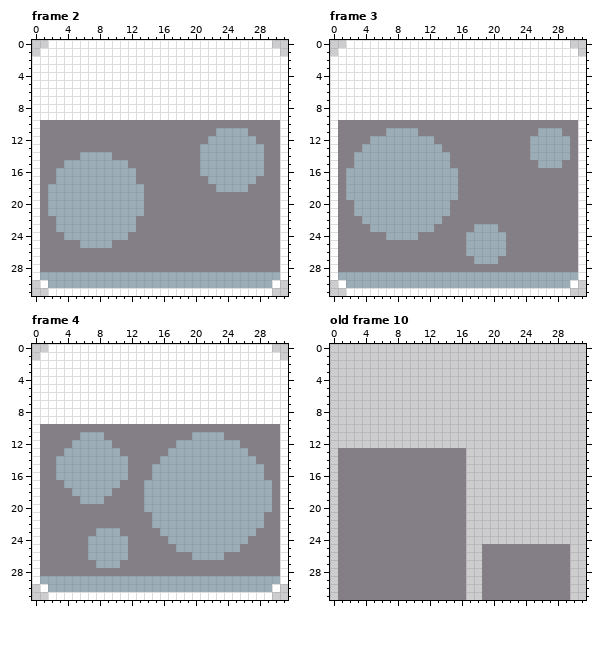
A pixel-art file gets an edit: art/tiles.ase. Above is the file before it was changed.
32x32 pixels, 11 frames. Shown: frame 2, frame 3, frame 4, old frame 10. The commit also changed other frames, which this record leaves out.
The result:
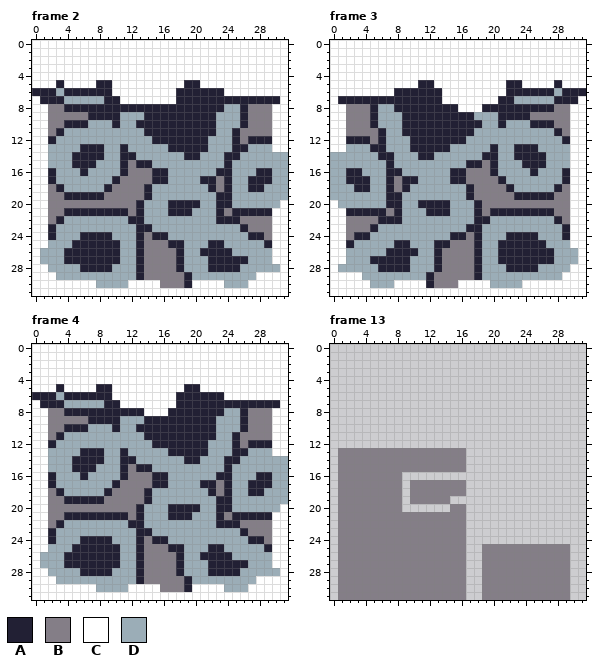
Palette (. is transparent): A #222034  B #847e87  C #ffffff  D #9badb7
A new or re-ordered frame is compared with the old frame closest to it.
Changes in this commit:
frames 11 -> 64
Changed rows in their new state; - is an unchanged pixel.
Frame 2:
first column x 0:
 0 CC----------------------------CC
 1 C------------------------------C
first column x 0:
 5 ---A----AA---------AA-----------
 6 AAADAAAAAA--------AAAAAA--------
 7 -AAADDDDDAA-------AAAAAAAAAAAAA-
 8 --BBAAAAAAAAAAAAAAAAAAAADDABBB--
 9 --BBBBBAAAADDDAAAAAAAAADDDABBB--
10 -C--AAADDDADDAAAAAAAAAADDDA---C-
11 -C-ADDDDDDDDDDAAAAAAAAA--AB---C-
12 -CADDDDDDDDDDDDAAAAAAA---ABAAAC-
13 -CDDDDAAADDADDDDDAAAAA---AA--DC-
14 -CDDDAAAA-DAADDDDDDAA---AA---DDD
15 -CDD-AAA---A-AADDDDDD---A----DDD
16 -CA---A----AB--AADDDD--AA---AADD
17 -CA-------ABB--AADDDDAABA--AAADD
18 -CBA-----ABBBBADDDDDDDABA--AADDD
19 -CBBAAAAABBBBBADDDDDDDDAADDDDDDD
20 -CBBBBBBBBBBBADDDAAAADDAADDDDDD-
21 -CBBAAAAAAAABADDDAAADDDA-AAAAAC-
22 -C-A--------AADDDDDDDDDAAA----C-
23 -CA----------AADDDDDDDDDDDA---C-
24 -CAD--AAAA--DA-AADDDDDDDDDDAA-C-
25 -CDDDAAAAAADDA---AADDDAADDDDDAC-
26 -DDDAAAAAAADDA----ADDAAAADDDDDC-
27 -DDDAAAAAAADDA----ADDDAAAAADDDC-
28 -CDDDDAAAADDDA----ADDDAAAADDDDD-
29 -CC----------ABBBBBA--------CCC-
30 C-CCCCCC----CCCCBBBACCCC---CCC-C
31 CC----------------------------CC
Frame 3:
first column x 0:
 0 CC----------------------------CC
 1 C------------------------------C
first column x 0:
 5 -----------AA---------AA----A---
 6 --------AAAAAA--------AAAAAADAAA
 7 -AAAAAAAAAAAAA-------AADDDDDAAA-
 8 --BBBADDAAAAAAAA---AAAAAAAAABB--
 9 --BBBADDDAAAAAAAAADDDAAAABBBBB--
10 -C---ADDDAAAAAAAAAADDADDDAAA--C-
11 -C----A--AAAAAAAAADDDDDDDD--A-C-
12 -CAAABA---AAAAAAADDDDDDDD----AC-
13 -CDD-AA---AAAAADDDDDADDAAA----C-
14 DDD---AA---AA--DDDDAADDAAAA---C-
15 DDD----A-------DDAA-ADDDAAA--DC-
16 DDAA---AA------AA---ADDDDADDDAC-
17 DDAAA--ABAA----AA----ADDDDDDDAC-
18 DD-AA--ABA------DA----ADDDDDA-C-
19 DD-----AA-------DA-----AAAAA--C-
20 -DD----AA--AAAADDDA-----------C-
21 -CAAAAABA---AAADDDA-AAAAAAAA--C-
22 -C--BBAAA-----DDDDAADDDDDDDDA-C-
23 -C---A-------DDDDAA--DDDDDDDDAC-
24 -C-AADD----DDDDAABA---AAAADDDAC-
25 -CADDDDDAADDDAA--BA--AAAAAADDDC-
26 -CDDDDDAAAADDA---BA--AAAAAAADDD-
27 -CDDDAAAAADDDA----A--AAAAAAADDD-
28 -DDDDDAAAADDDA----ADDDAAAADDDDC-
29 -CCC--------ABBBBBA----------CC-
30 C-CCC---CCCCABBBCCCC----CCCCCC-C
31 CC----------------------------CC
Frame 4:
first column x 0:
 0 CC----------------------------CC
 1 C------------------------------C
first column x 0:
 5 ---A----AA---------AA-----------
 6 AAADAAAAAA--------AAAAAA--------
 7 -AAADDDDDAA-------AAAAAAAAAAAAA-
 8 --BBAAAAAAAAAA---AAAAAAADDABBB--
 9 --BBBBBAAAADDDAAAAAAAAADDDABBB--
10 -C--AAADDDADDAAAAAAAAAADDDA---C-
11 -C-ADD---DDDDDAAAAAAAAA-DA----C-
12 -CADD-----DDDDDAAAAAAA---A-AAAC-
13 -CDD--AAA--ADDDDDAAAAA---AADDDC-
14 -CD--AAAA--AADDD---AA---AA--DDDD
15 -CD--AAA---A-AA---------A----DDD
16 -CA---A----A---AA------AA---AADD
17 -CAD------A---BAA----AABA--AAADD
18 -C-AD----A----A-------ABA--AA-DD
19 -C--AAAAA-----A--------AA-----DD
20 -C-----------A---AAAA--AA-----D-
21 -C--AAAAAAAA-AD--AAA---ABAAAAAC-
22 -C-ADDDDDDDDAAD--------AAABBB-C-
23 -CADDDDD---DDAAD----------AB--C-
24 -CADDDAAAA--DA-AA----------AA-C-
25 -CDDDAAAAAA-DA---AA---AA--DDDAC-
26 -DDDAAAAAAA-DA----AD-AAAADDDDDC-
27 -DDDAAAAAAADDA----ADDDAAAAADDDC-
28 -CDDDDAAAADDDA----ADDDAAAADDDDD-
29 -CC----------ABBBBBA--------CCC-
30 C-CCCCCC----CCCCBBBACCCC---CCC-C
31 CC----------------------------CC
Frame 13 is new; against old frame 10:
first column x 9:
16 ........
17 .-------
18 .-------
19 .-----..
20 ......--
Boxes around the changes in both pictures, in picture pixels (x1, y1, x2, y2):
changed: (32, 40, 288, 296)
changed: (330, 40, 586, 296)
changed: (32, 344, 288, 600)
erased: (402, 472, 466, 512)
